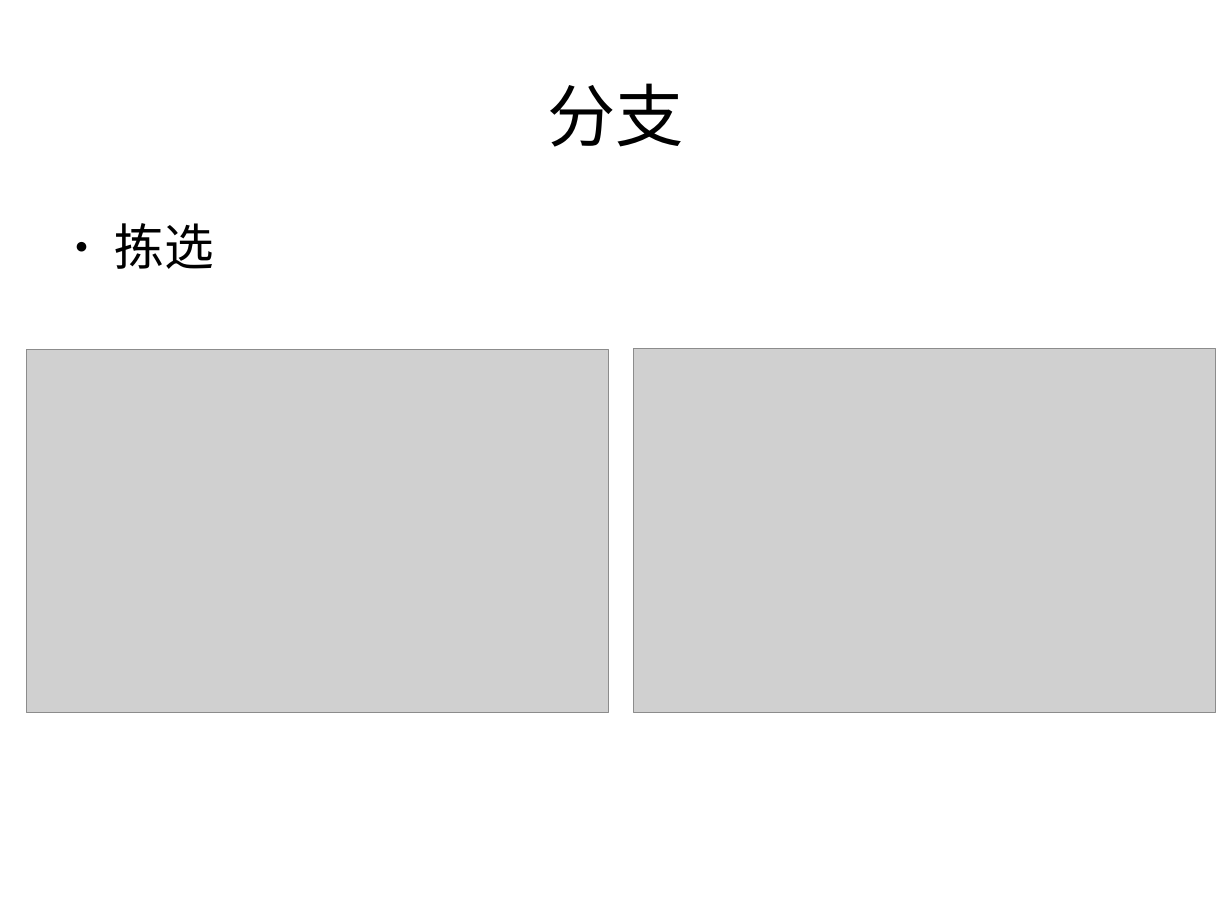
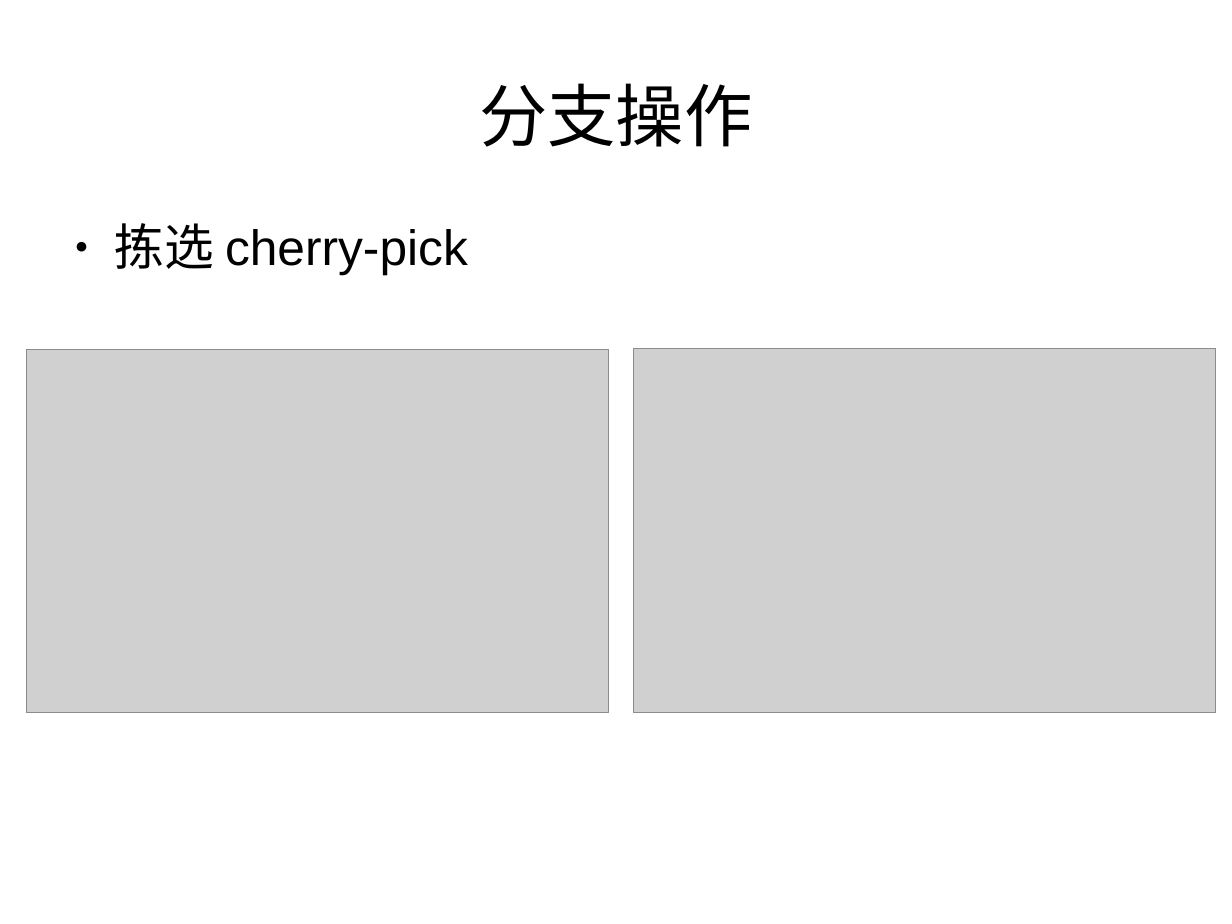
Before and after one commit to qintong91/RockerFmAndroid, a slide deck: slide 10 of git.odp. Drawn at 1232x924 pixels with LibreOffice and Linux fonts; fonts in the diff are those of the drawing; grey boxes stand for pictures. Boxes give left, top, right and bottom in pixels: in the first picture for what was removed or moved away, otherwise in the second. Text is boxed around its words. In the diff, an @@ line names an element or a change of style, - is before the commit and + after.

```diff
--- a/git.odp
+++ b/git.odp
@@ title at box(479, 83, 752, 147): text changed @@
-分支
+分支操作
@@ text at box(114, 223, 468, 275): text changed @@
-● 拣选
+● 拣选 cherry-pick
```
Also in this commit, not shown: 6 other slides changed, 9 slides added, 3 slides removed, 5 other files.
